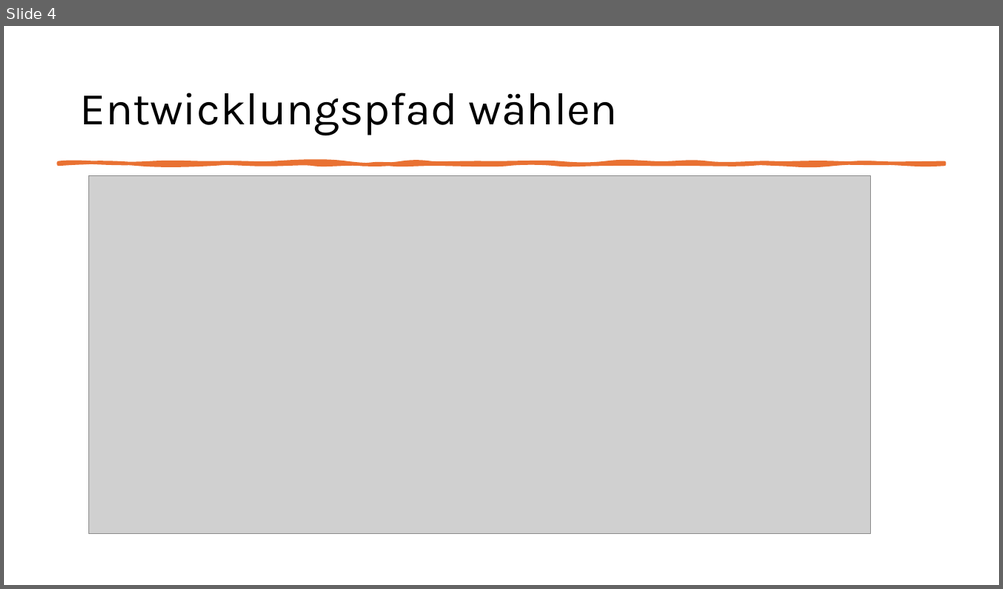
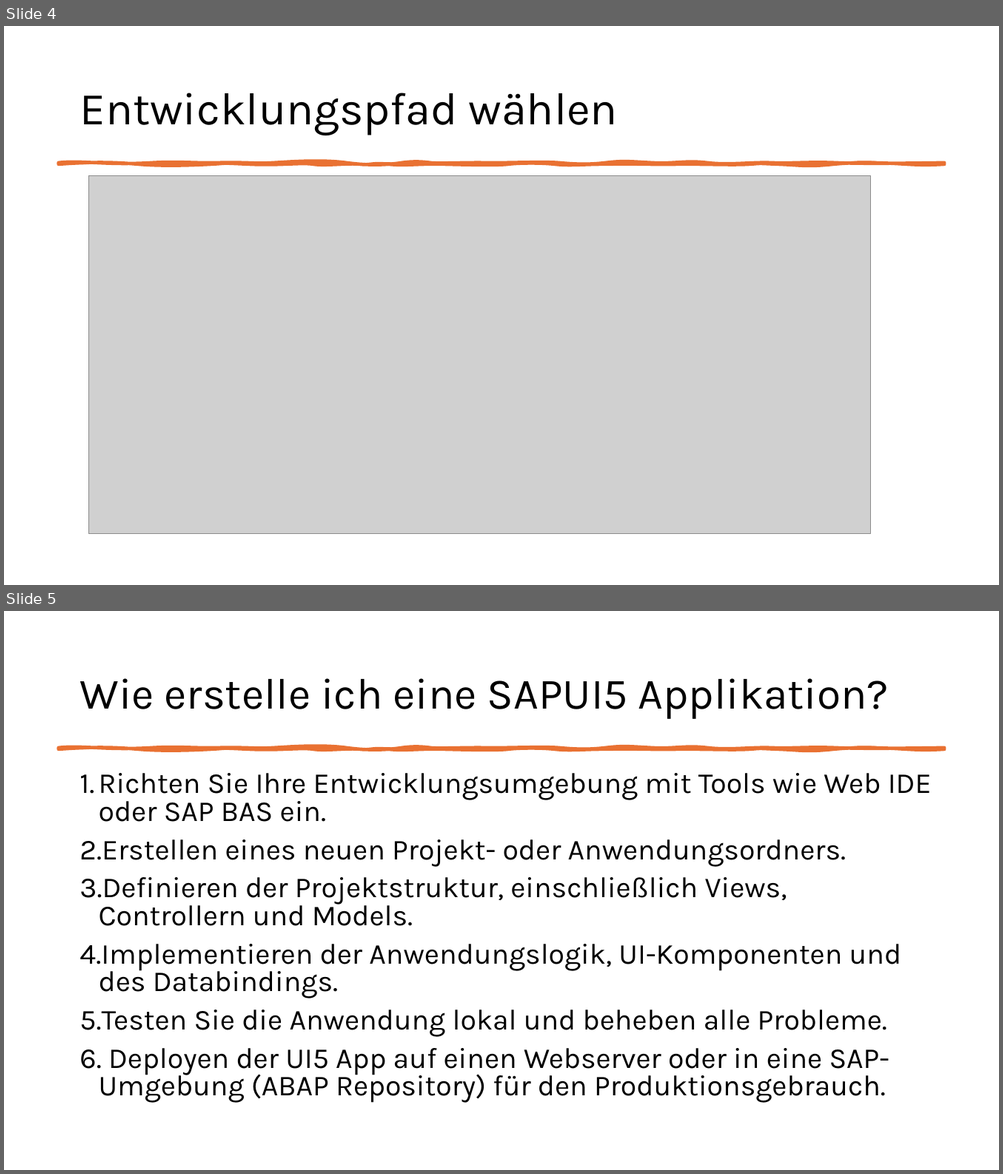
Before and after one commit to MatLange/Schulung-SAPUI5-und-Fiori, a slide deck: Präsentationsfolien/Tag06_SAPUI5-Fiori_DE-Anhang.pptx. Shown one above the other, each under a label of ours: slide 4 before the commit, slides 4 and 5 after it. The pictures are 1003x589 and 1003x1174 pixels, drawn with LibreOffice and Linux fonts; fonts in the diff are those of the drawing; grey boxes stand for pictures. Boxes give left, top, right and bottom in pixels: in the first picture for what was removed or moved away, otherwise in the second. Text is boxed around its words. In the diff, an @@ line names an element or a change of style, - is before the commit and + after.

```diff
--- a/Präsentationsfolien/Tag06_SAPUI5-Fiori_DE-Anhang.pptx
+++ b/Präsentationsfolien/Tag06_SAPUI5-Fiori_DE-Anhang.pptx
@@ slide 5 added at (4,611,999,1170), background #FFFFFF @@
@@ title added at (79,678,888,719), 42 pt, text #000000 @@
+Wie erstelle ich eine SAPUI5 Applikation?
@@ freeform shape added at (59,748,944,749), fill #E97132, outline #E97132 3.25 pt @@
@@ text added at (79,773,931,1103), 28 pt, text #000000 @@
+1. Richten Sie Ihre Entwicklungsumgebung mit Tools wie Web IDE oder SAP BAS ein.
+2. Erstellen eines neuen Projekt- oder Anwendungsordners.
+3. Definieren der Projektstruktur, einschließlich Views, Controllern und Models.
+4. Implementieren der Anwendungslogik, UI-Komponenten und des Databindings.
+5. Testen Sie die Anwendung lokal und beheben alle Probleme.
+6. Deployen der UI5 App auf einen Webserver oder in eine SAP-Umgebung (ABAP Repository) für den Produktionsgebrauch.
```
Also in this commit, not shown: 2 slides changed, 2 other slides added, 3 other files.
